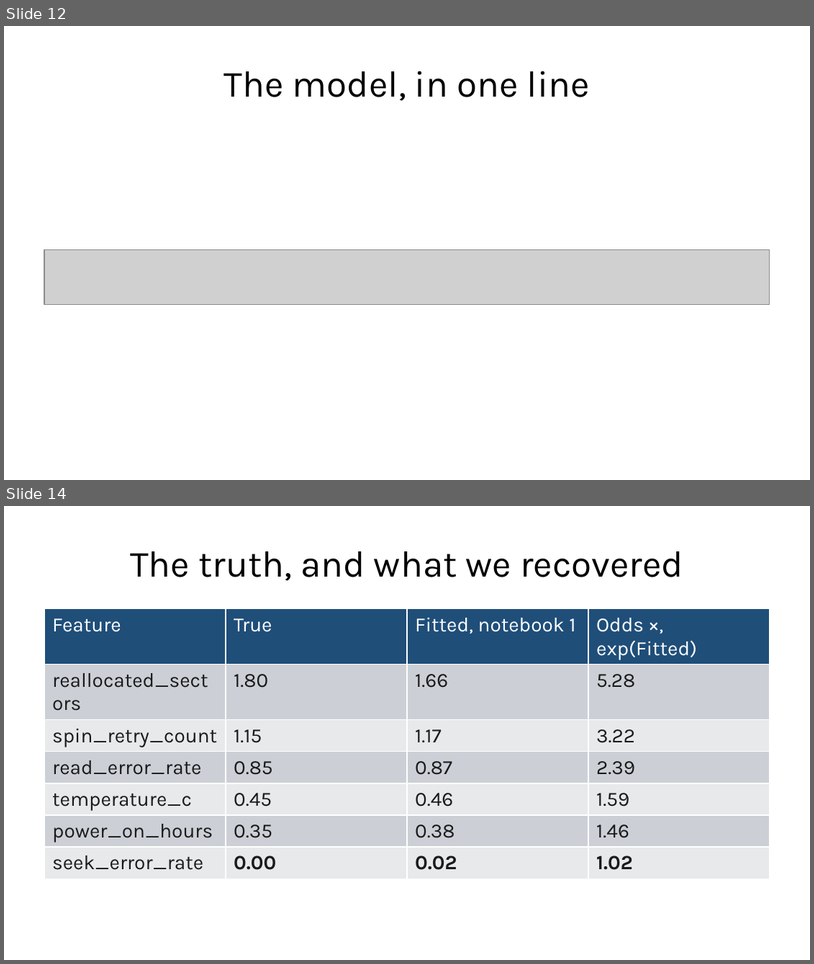
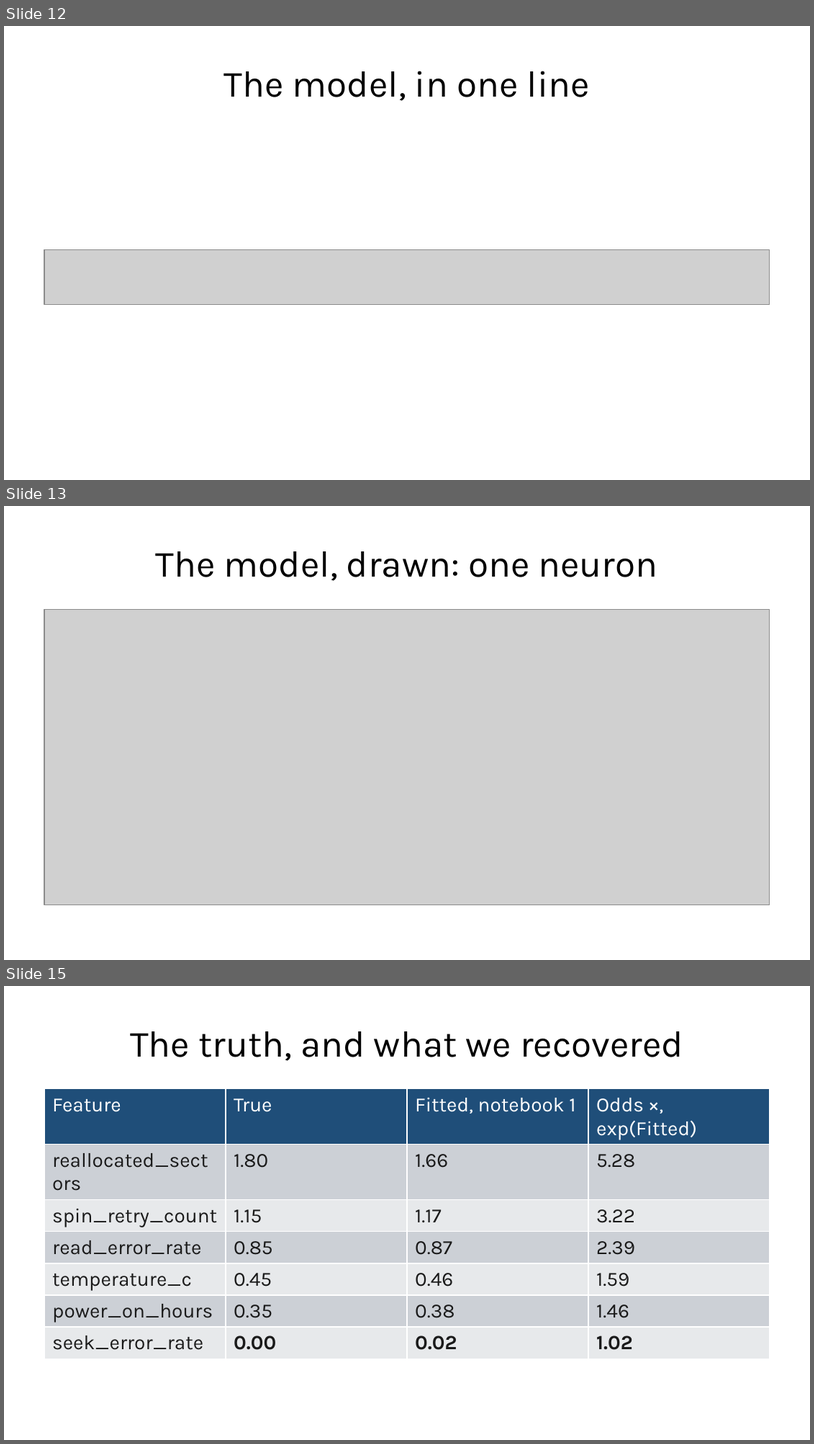
Before and after one commit to fabioantonini/technologies-for-artificial-intelligence, a slide deck: Lessons/04_classification_and_metrics/Slides/classification_and_metrics_slides.pptx. Shown one above the other, each under a label of ours: slides 12 and 14 before the commit, slides 12, 13 and 15 after it; the slides between them are not shown. The pictures are 814x964 and 814x1444 pixels, drawn with LibreOffice and Linux fonts; fonts in the diff are those of the drawing; grey boxes stand for pictures; background and template pictures are left out. Boxes give left, top, right and bottom in pixels: in the first picture for what was removed or moved away, otherwise in the second. Text is boxed around its words. In the diff, an @@ line names an element or a change of style, - is before the commit and + after.

```diff
--- a/Lessons/04_classification_and_metrics/Slides/classification_and_metrics_slides.pptx
+++ b/Lessons/04_classification_and_metrics/Slides/classification_and_metrics_slides.pptx
@@ slide 13 added at (4,506,810,960), background #FFFFFF @@
@@ title added at (156,551,658,581), 33 pt, text #1A1A1A @@
+The model, drawn: one neuron
@@ picture added at (44,609,770,905) @@
@@ what was slide 14 is now slide 15 @@
```
Also in this commit, not shown: 10 slides changed, 17 other files.
